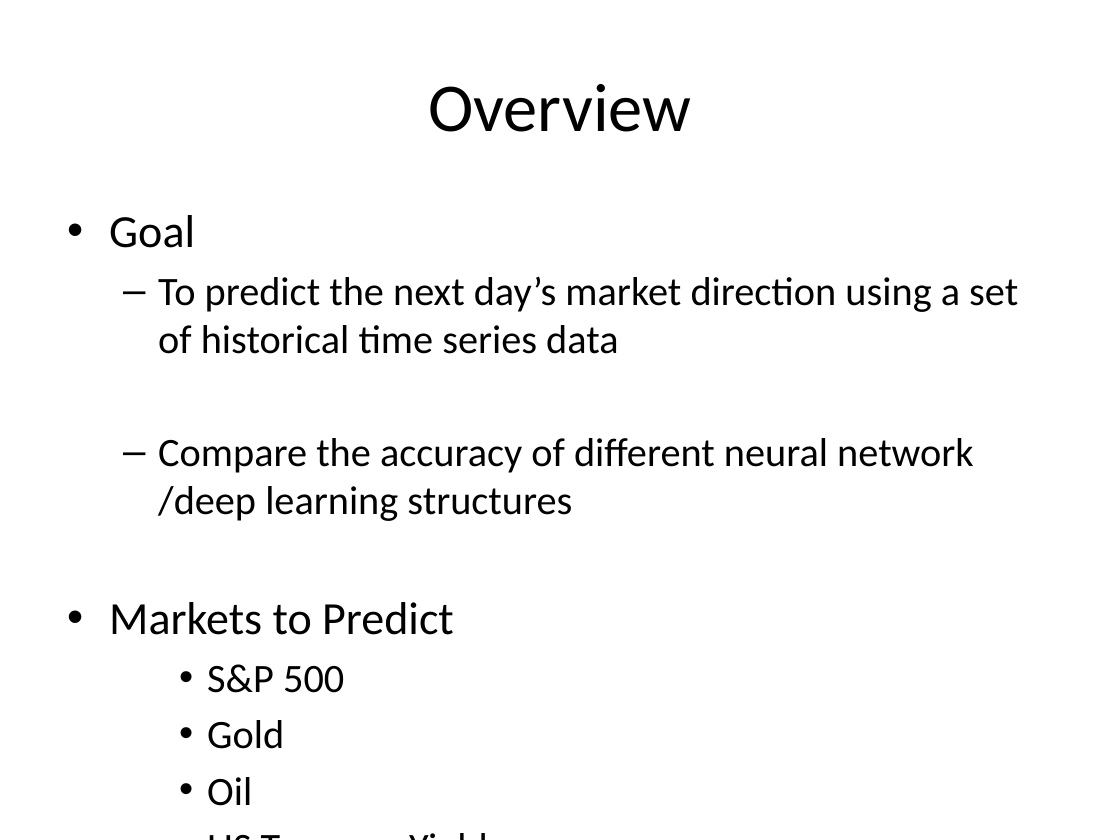
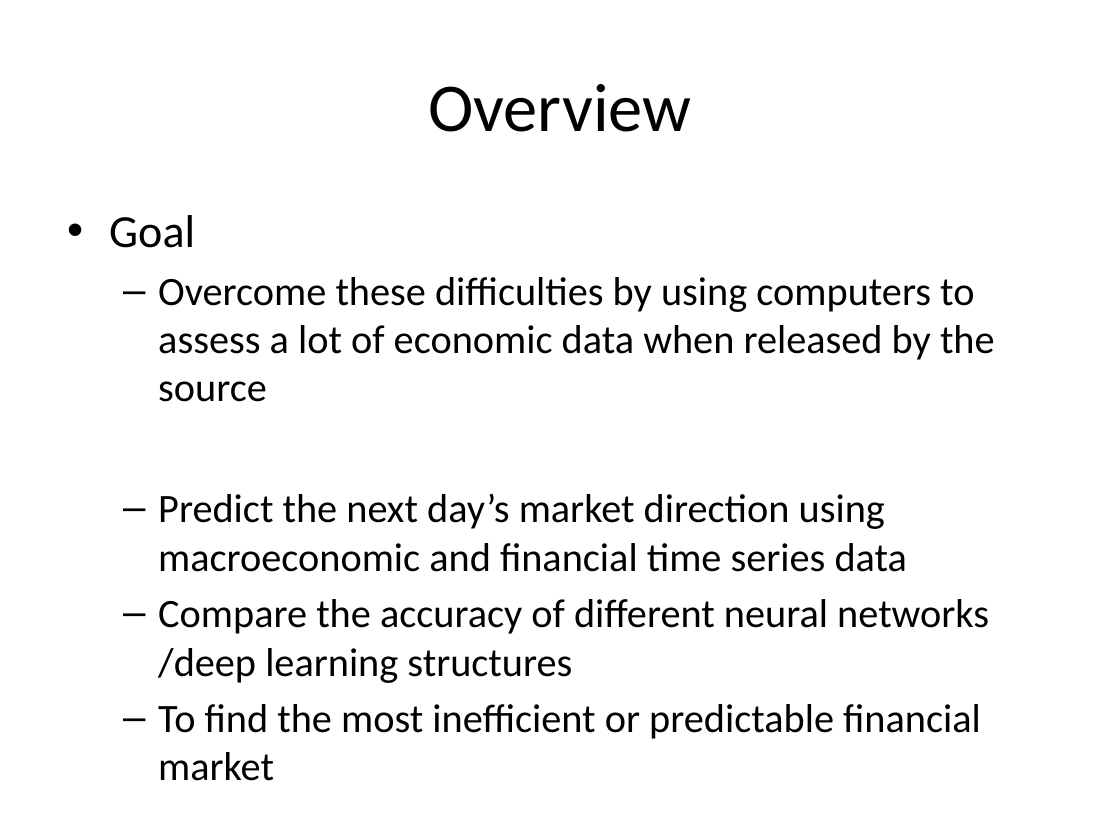
Before and after one commit to wilkung/Predicting_Markets_with_Neural_Nets, a slide deck: slide 4 of Kojack_Presentation.pptx (slide 2 before the commit). Drawn at 1120x840 pixels with LibreOffice and Linux fonts; fonts in the diff are those of the drawing. Boxes give left, top, right and bottom in pixels: in the first picture for what was removed or moved away, otherwise in the second. Text is boxed around its words. In the diff, an @@ line names an element or a change of style, - is before the commit and + after.

```diff
--- a/Kojack_Presentation.pptx
+++ b/Kojack_Presentation.pptx
@@ text at [158, 277, 995, 781]: text changed @@
-  – To predict the next day’s market direction using a set of historical time series data
-  – Compare the accuracy of different neural network /deep learning structures
-• Markets to Predict
-    • S&P 500
-    • Gold
-    • Oil
-    • US Treasury Yields
+  – Overcome these difficulties by using computers to assess a lot of economic data when released by the source
+  – Predict the next day’s market direction using macroeconomic and financial time series data
+  – Compare the accuracy of different neural networks /deep learning structures
+  – To find the most inefficient or predictable financial market
```
Also in this commit, not shown: 5 other slides changed, 11 slides added, 1 slide removed, 15 other files.
